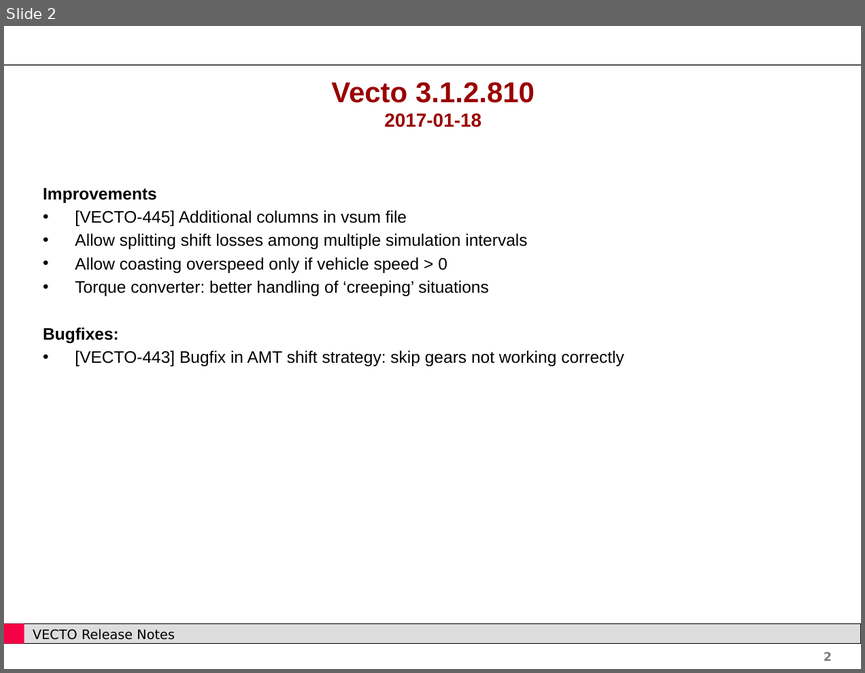
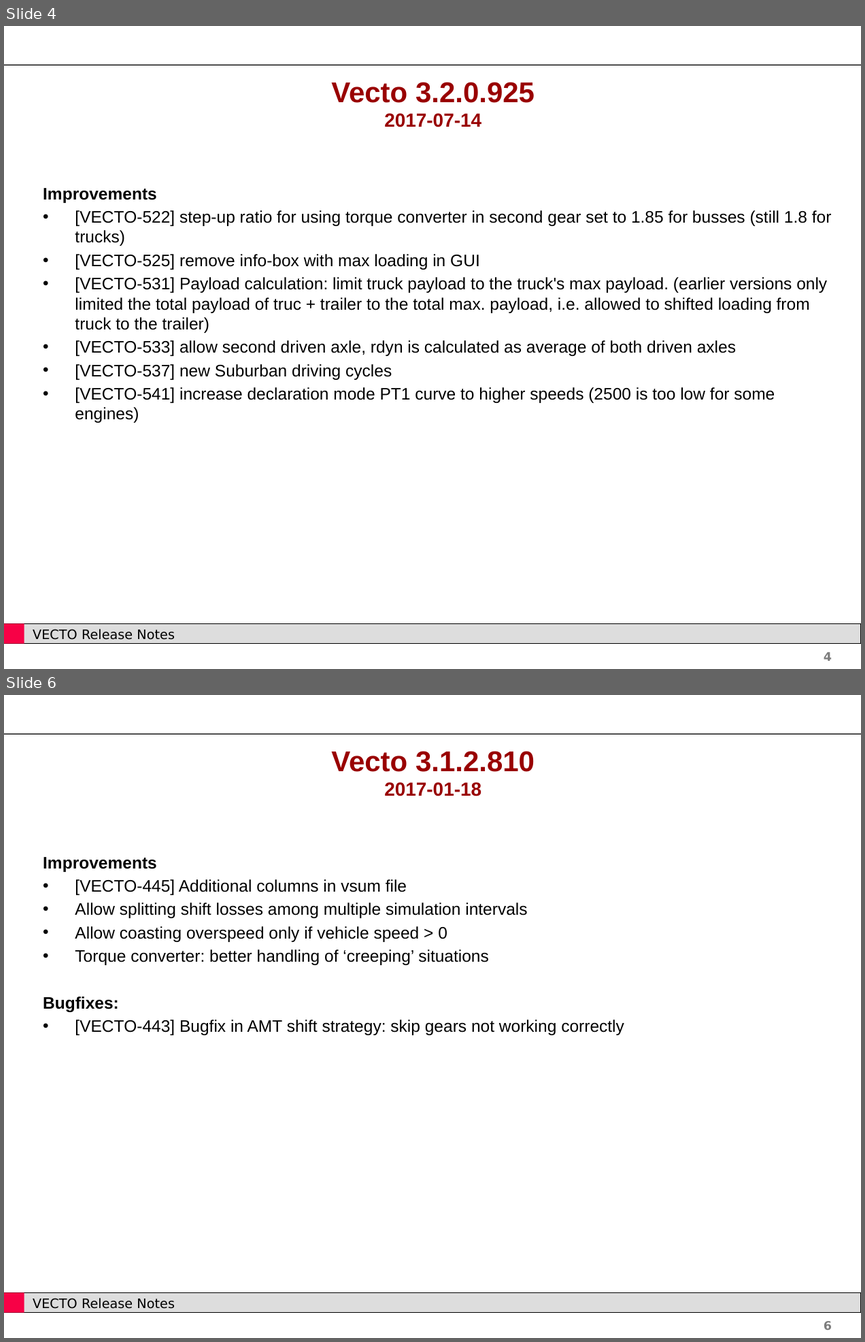
Before and after one commit to tanawadeatharva/BharatVECTO, a slide deck: Documentation/User Manual Source/Release Notes Vecto3.x.pptx. Shown one above the other, each under a label of ours: slide 2 before the commit, slides 4 and 6 after it; the slides between them are not shown. The pictures are 865x673 and 865x1342 pixels, drawn with LibreOffice and Linux fonts; fonts in the diff are those of the drawing; background and template pictures are left out. Boxes give left, top, right and bottom in pixels: in the first picture for what was removed or moved away, otherwise in the second. Text is boxed around its words. In the diff, an @@ line names an element or a change of style, - is before the commit and + after.

```diff
--- a/Documentation/User Manual Source/Release Notes Vecto3.x.pptx
+++ b/Documentation/User Manual Source/Release Notes Vecto3.x.pptx
@@ slide 4 added at box(4, 26, 861, 669), background #FFFFFF; not listed: 5 template elements that a slide beside it also shows @@
@@ title added at box(331, 82, 534, 127), 24 pt, text #990000, bold @@
+Vecto 3.2.0.925
+2017-07-14
@@ text added at box(43, 188, 832, 422), 14 pt, text #000000 @@
+Improvements
+• [VECTO-522] step-up ratio for using torque converter in second gear set to 1.85 for busses (still 1.8 for trucks)
+• [VECTO-525] remove info-box with max loading in GUI
+• [VECTO-531] Payload calculation: limit truck payload to the truck's max payload. (earlier versions only limited the total payload of truc + trailer to the total max. payload, i.e. allowed to shifted loading from truck to the trailer)
+• [VECTO-533] allow second driven axle, rdyn is calculated as average of both driven axles
+• [VECTO-537] new Suburban driving cycles
+• [VECTO-541] increase declaration mode PT1 curve to higher speeds (2500 is too low for some engines)
@@ what was slide 2 is now slide 6 @@
@@ page number at box(823, 1321, 832, 1329): text changed @@
-2
+6
```
Also in this commit, not shown: 1 slide changed, 3 other slides added.
